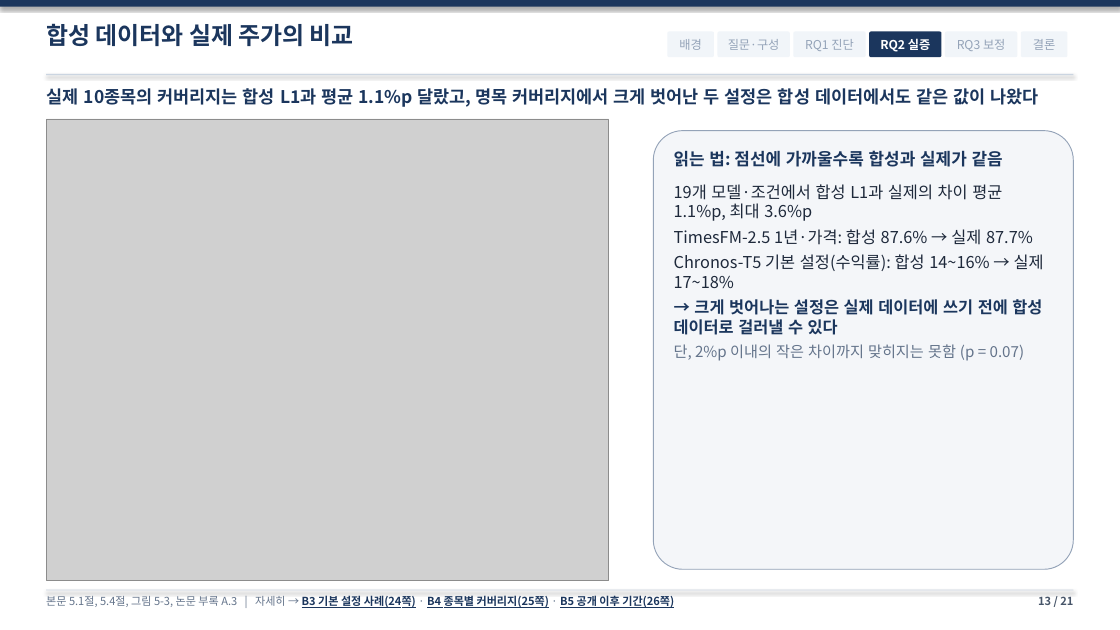
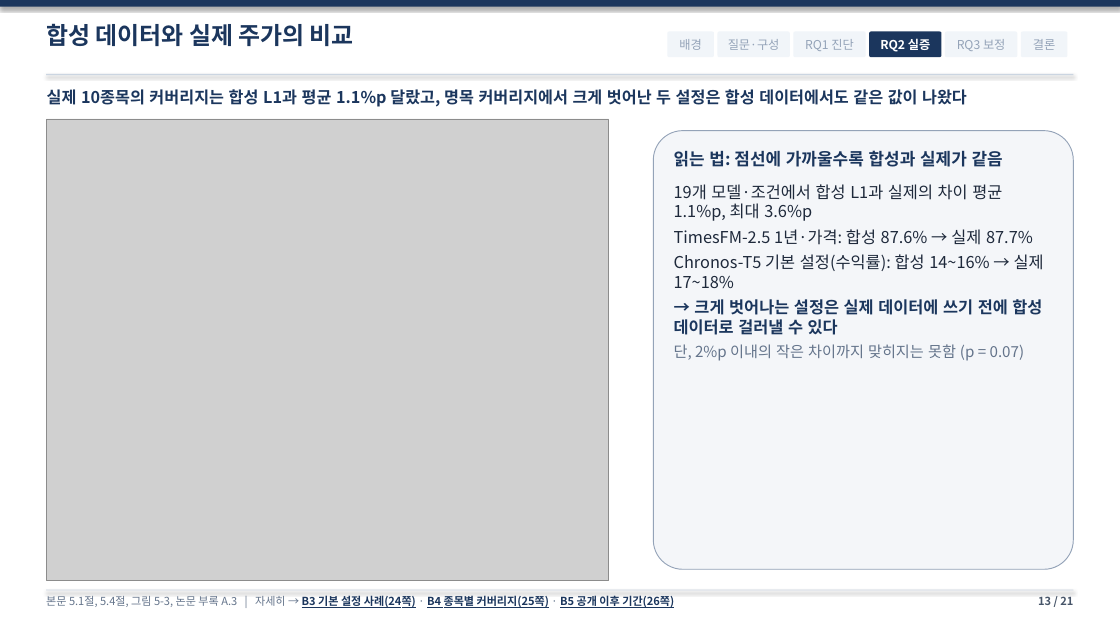
Before and after one commit to sapzzil/Master-thesis, a slide deck: slide 13 of 05_논문작성/석사학위논문_심사발표_v15.pptx. Drawn at 1120x630 pixels with LibreOffice and Linux fonts; fonts in the diff are those of the drawing; grey boxes stand for pictures. Boxes give left, top, right and bottom in pixels: in the first picture for what was removed or moved away, otherwise in the second. Text is boxed around its words. In the diff, an @@ line names an element or a change of style, - is before the commit and + after.

```diff
--- a/05_논문작성/석사학위논문_심사발표_v15.pptx
+++ b/05_논문작성/석사학위논문_심사발표_v15.pptx
@@ text "실제 10종목의 커버리지는 합성 L1과 ..." at [47,89,967,107]: size 15 to 13.9 pt @@
```
Also in this commit, not shown: 3 other slides changed, 2 other files.
